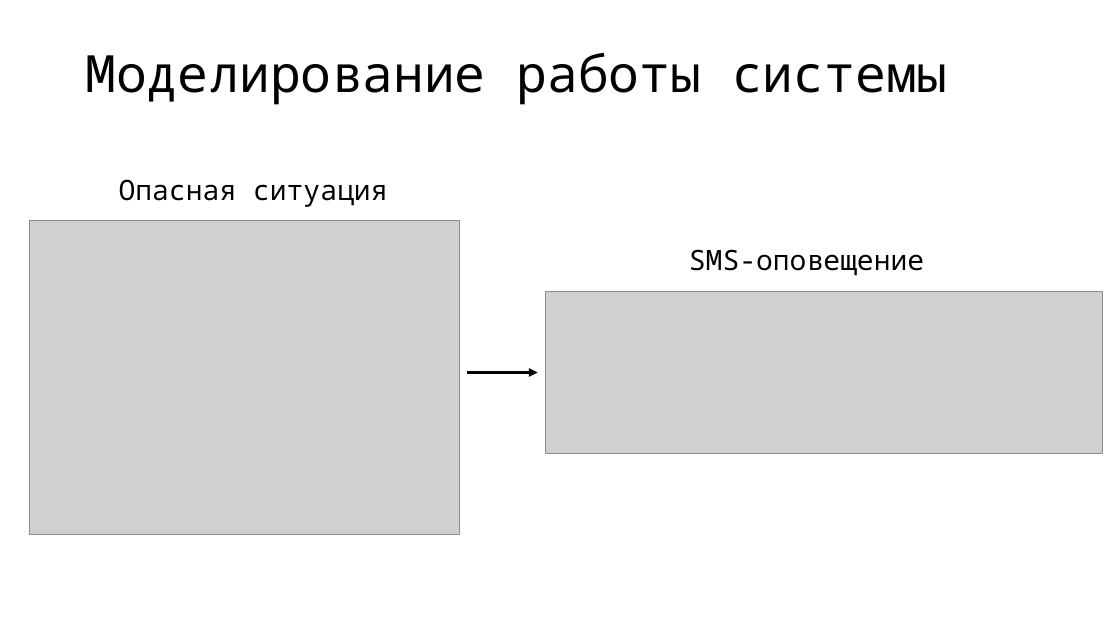
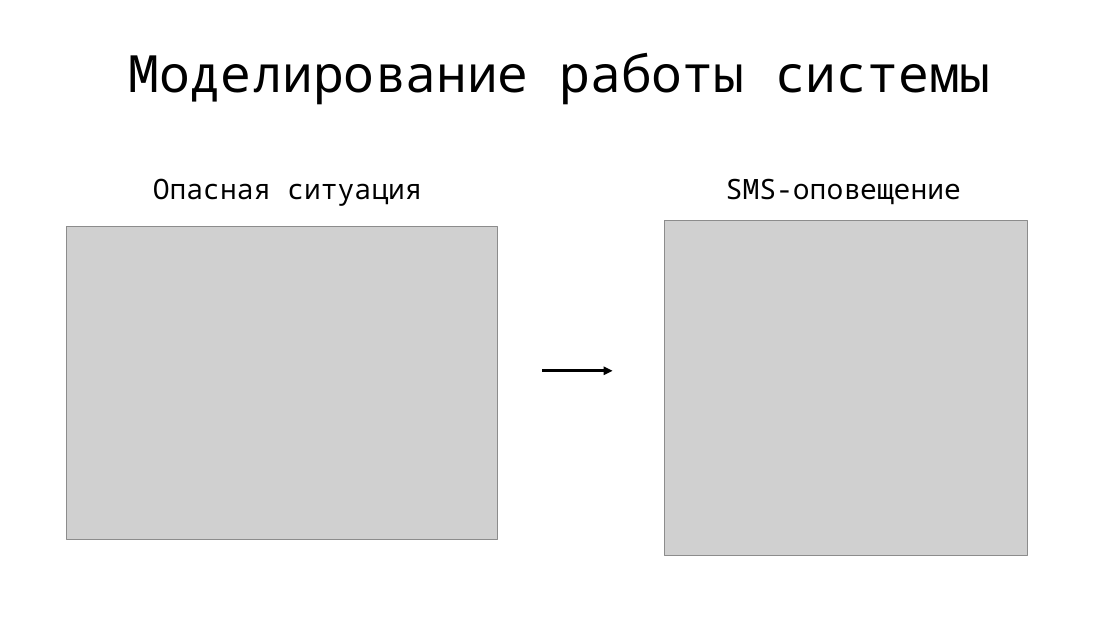
Before and after one commit to SN4NTR/ArduinoSecuritySystem, a slide deck: slide 11 of Final/Presentation.pptx (slide 9 before the commit). Drawn at 1120x630 pixels with LibreOffice and Linux fonts; fonts in the diff are those of the drawing; grey boxes stand for pictures. Boxes give left, top, right and bottom in pixels: in the first picture for what was removed or moved away, otherwise in the second. Text is boxed around its words. In the diff, an @@ line names an element or a change of style, - is before the commit and + after.

```diff
--- a/Final/Presentation.pptx
+++ b/Final/Presentation.pptx
@@ title "Моделирование работы системы" at bbox=[128, 52, 991, 105]: alignment left to centre @@
@@ text "Опасная ситуация": place and size @@
-text "Опасная ситуация" at bbox=[119, 179, 387, 207]
+text "Опасная ситуация" at bbox=[153, 178, 421, 206]
@@ text "SMS-оповещение": place and size @@
-text "SMS-оповещение" at bbox=[689, 249, 924, 276]
+text "SMS-оповещение" at bbox=[726, 178, 961, 205]
@@ picture: place and size @@
-picture at bbox=[29, 221, 460, 534]
+picture at bbox=[67, 227, 497, 540]
@@ picture added at bbox=[665, 220, 1028, 555] @@
@@ picture removed at bbox=[546, 292, 1103, 454] @@
@@ arrow moved from (467, 373) - (538, 373) to (542, 371) - (613, 371) @@
```
Also in this commit, not shown: 5 other slides changed, 2 slides added, 2 other files.
